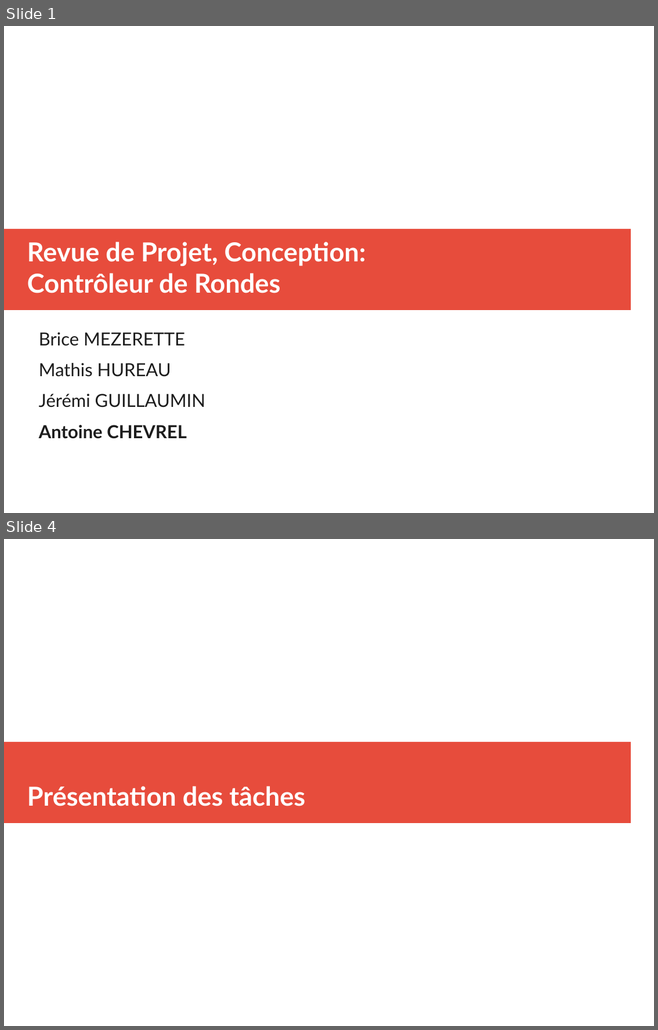
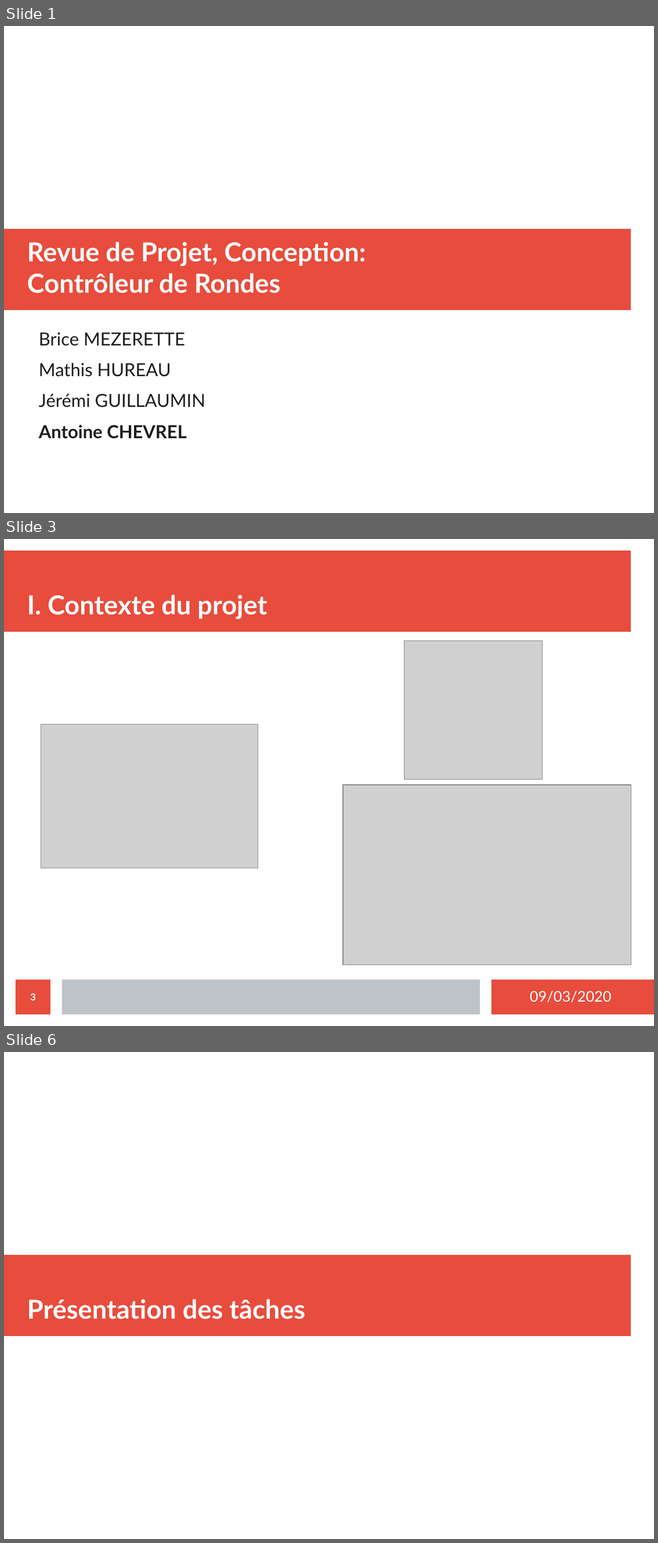
Before and after one commit to MezeretteBrice/Projet_Ronde, a slide deck: SOUTENANCE/Revue2/Revue2_CHEVREL.odp. Shown one above the other, each under a label of ours: slides 1 and 4 before the commit, slides 1, 3 and 6 after it; the slides between them are not shown. The pictures are 658x1030 and 658x1543 pixels, drawn with LibreOffice and Linux fonts; fonts in the diff are those of the drawing; grey boxes stand for pictures. Boxes give left, top, right and bottom in pixels: in the first picture for what was removed or moved away, otherwise in the second. Text is boxed around its words. In the diff, an @@ line names an element or a change of style, - is before the commit and + after.

```diff
--- a/SOUTENANCE/Revue2/Revue2_CHEVREL.odp
+++ b/SOUTENANCE/Revue2/Revue2_CHEVREL.odp
@@ slide 3 added at box(4, 539, 654, 1026), background #FFFFFF @@
@@ rectangle added at box(4, 551, 630, 632), fill #E74C3C @@
@@ title added at box(27, 595, 267, 619), 32 pt, text #FFFFFF, bold @@
+I. Contexte du projet
@@ picture added at box(404, 641, 542, 779) @@
@@ picture added at box(41, 725, 258, 868) @@
@@ picture added at box(343, 785, 630, 965) @@
@@ page number added at box(16, 980, 50, 1015), fill #E74C3C, 12 pt, text #FFFFFF, bold @@
+3
@@ rectangle added at box(62, 980, 480, 1015), fill #BDC3C7 @@
@@ rectangle added at box(492, 980, 654, 1015), fill #E74C3C @@
@@ text added at box(529, 991, 611, 1002), 18 pt, text #FFFFFF @@
+09/03/2020
@@ what was slide 4 is now slide 6 @@
```
Also in this commit, not shown: 7 slides changed, 1 other slide added.
